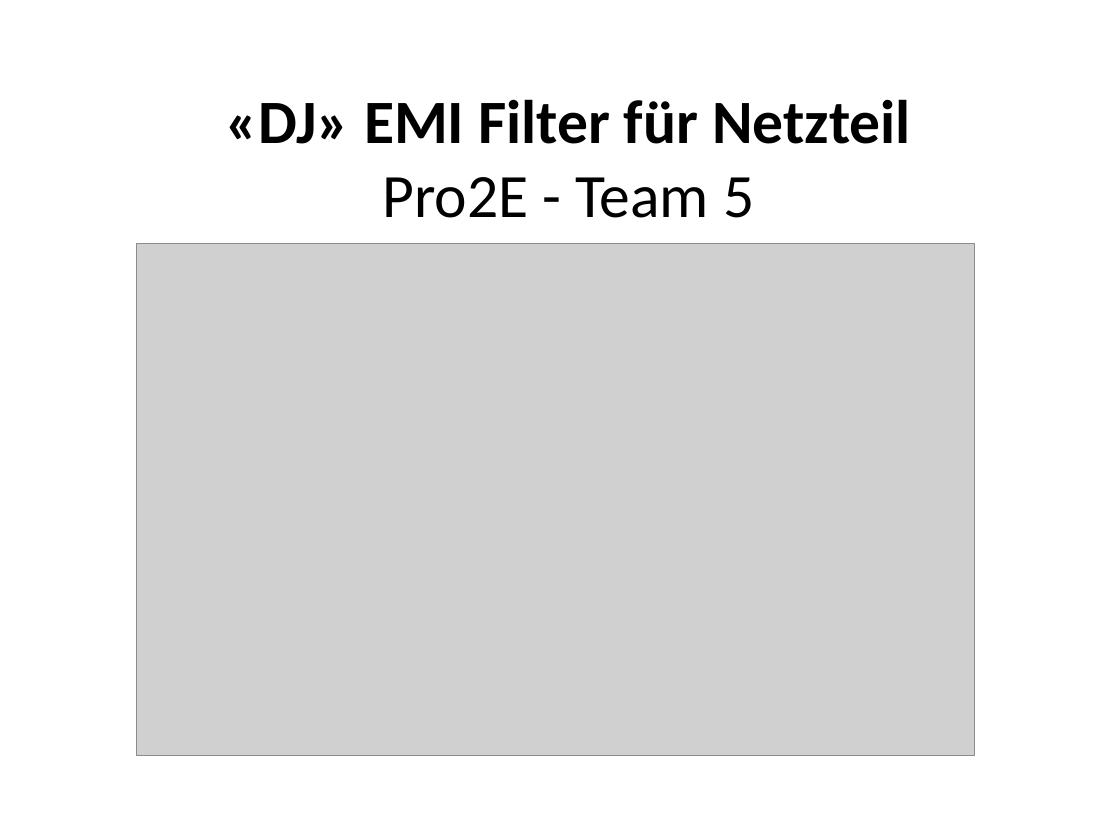
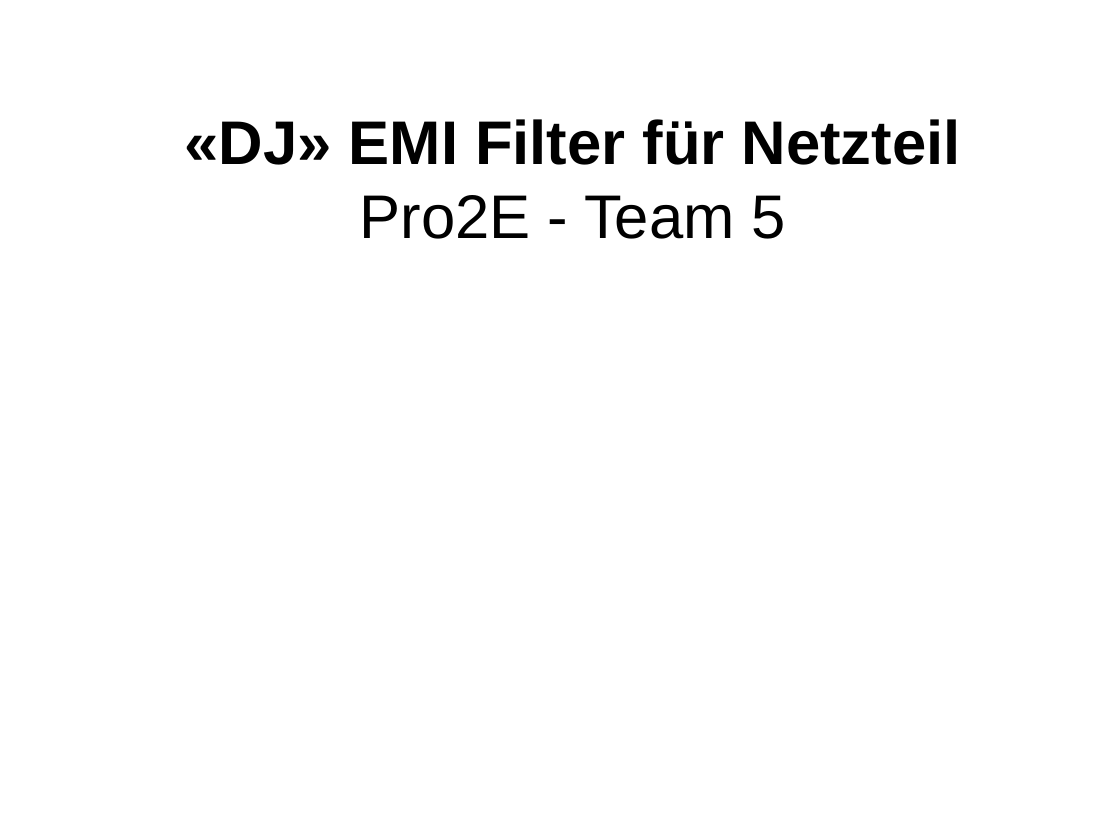
Before and after one commit to marinataborda/P2Organisation, a slide deck: slide 2 of ZwischenPresäntation.pptx (slide 1 before the commit). Drawn at 1120x840 pixels with LibreOffice and Linux fonts; fonts in the diff are those of the drawing; grey boxes stand for pictures; background and template pictures are left out. Boxes give left, top, right and bottom in pixels: in the first picture for what was removed or moved away, otherwise in the second. Text is boxed around its words. In the diff, an @@ line names an element or a change of style, - is before the commit and + after.

```diff
--- a/ZwischenPresäntation.pptx
+++ b/ZwischenPresäntation.pptx
@@ title "«DJ» EMI Filter für Netzteil ...": place and size @@
-title "«DJ» EMI Filter für Netzteil ..." at <box>225,99,911,218</box>
+title "«DJ» EMI Filter für Netzteil ..." at <box>184,119,961,239</box>
@@ title "«DJ» EMI Filter für Netzteil ..." at <box>184,119,961,239</box>: font Calibri to Arial @@
@@ picture removed at <box>137,244,974,756</box> @@
```
Also in this commit, not shown: 2 other slides changed, 8 slides added, 1 slide removed.
